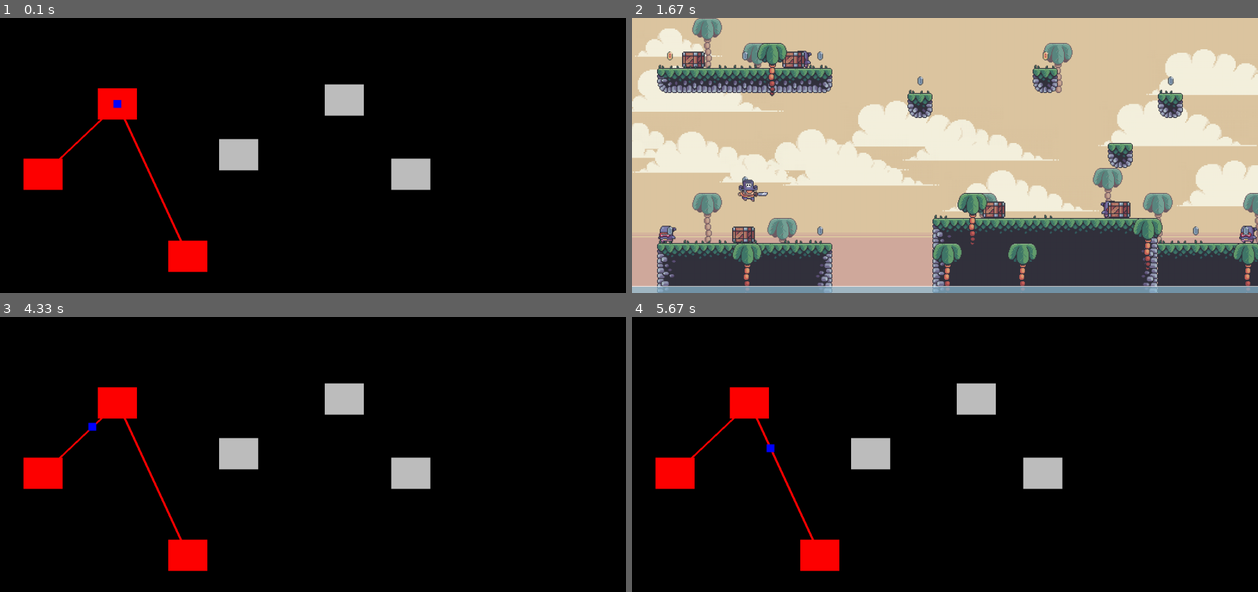
Above: before the commit, frames 1-4 (two rows, left to right).
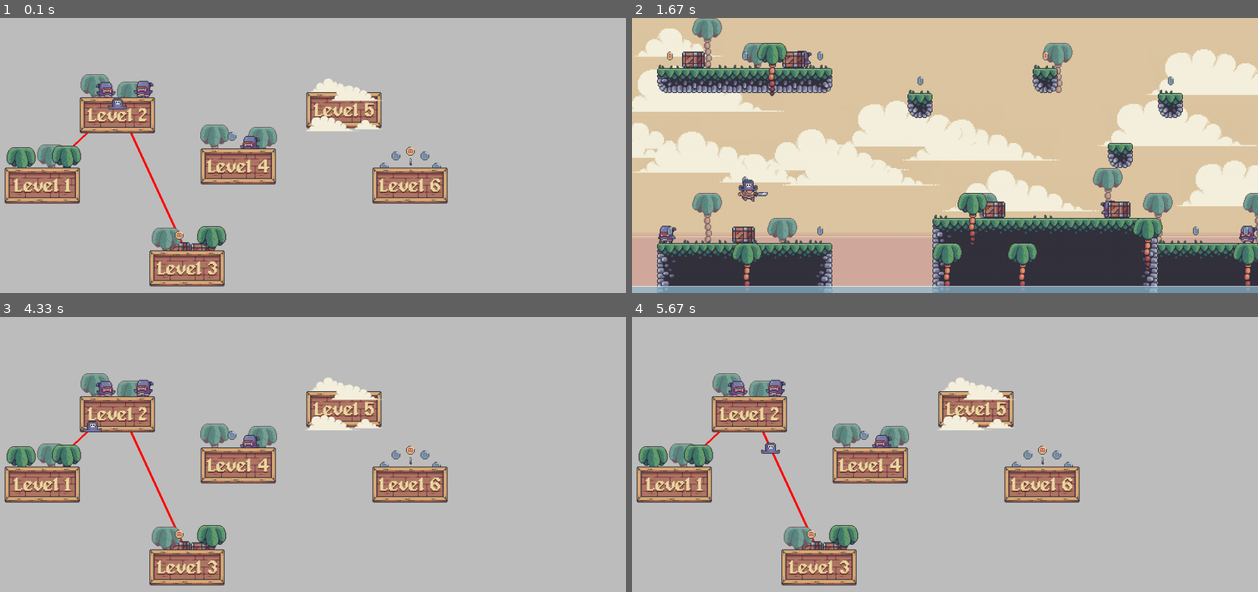
Above: after the commit, the same moments.

Repository: harryodubhghaill/pygame-platformer
Game: pygame game, started from main.py
Two runs of this game, one before a commit and one after it. Both use one fixed random seed, a clock stepped at 60 frames per second and the inputs below.
Inputs:
- Up to frame 1 (0.1 s): no input
- Up to frame 2 (1.67 s): tap Space at 0.33 s; hold D 0.67-1.13 s; hold W 1.17-1.47 s; hold D from 1.5 s (still down)
- Up to frame 3 (4.33 s): release D at 1.97 s; hold A 2-2.53 s; hold A 2.57-2.97 s; hold W 3-3.37 s; hold D 3.4-4.03 s; hold A from 4.07 s (still down)
- Up to frame 4 (5.67 s): release A at 4.53 s; hold D 4.57-5.03 s; hold D from 5.4 s (still down)

The runs differ from the first frame. In frame 1, 100% of the frame differs, in the area x 0-100%, y 0-100%; in frame 2, nothing differs; in frame 3, 100%; in frame 4, 100%.

Commit message:
add node graphics

Diff:
--- a/main.py
+++ b/main.py
@@ -39,7 +39,7 @@
             pygame.quit()
             sys.exit()
 
-    screen.fill('black')
+    screen.fill('grey')
     game.run()
 
     # level.run()
--- a/overworld.py
+++ b/overworld.py
@@ -1,24 +1,35 @@
 import pygame
 from game_data import levels
+from support import import_folder
 
 class Node(pygame.sprite.Sprite):
-    def __init__(self, pos, status, icon_speed):
+    def __init__(self, pos, status, icon_speed, path):
         super().__init__()
-        self.image = pygame.Surface((100, 80))
+        self.frames = import_folder(path)
+        self.frame_index = 0
+        self.image = self.frames[self.frame_index]
         if status == 'available':
-            self.image.fill('red')
+            self.status = 'available'
         else:
-            self.image.fill('grey')
+            self.status = 'locked'
         self.rect = self.image.get_rect(center = pos)
 
         self.detection_zone = pygame.Rect(self.rect.centerx - icon_speed / 2, self.rect.centery - icon_speed / 2, icon_speed, icon_speed)
+
+    def animate(self):
+        self.frame_index += 0.15
+        if self.frame_index >= len(self.frames):
+            self.frame_index = 0
+        self.image = self.frames[int(self.frame_index)]
+
+    def update(self):
+        self.animate()
 
 class Icon(pygame.sprite.Sprite):
     def __init__(self, pos):
         super().__init__()
         self.pos = pos
-        self.image = pygame.Surface((20, 20))
-        self.image.fill('blue')
+        self.image = pygame.image.load('./graphics/overworld/hat.png')
         self.rect = self.image.get_rect(center = pos)
 
     def update(self):
@@ -46,9 +57,9 @@
 
         for index ,node_data in enumerate(levels.values()):
             if index <= self.max_level:
-                node_sprite = Node(node_data['node_pos'], 'available', self.speed)
+                node_sprite = Node(node_data['node_pos'], 'available', self.speed, node_data['node graphics'])
             else:
-                node_sprite = Node(node_data['node_pos'], 'locked', self.speed)
+                node_sprite = Node(node_data['node_pos'], 'locked', self.speed, node_data['node graphics'])
 
             self.nodes.add(node_sprite)
 
